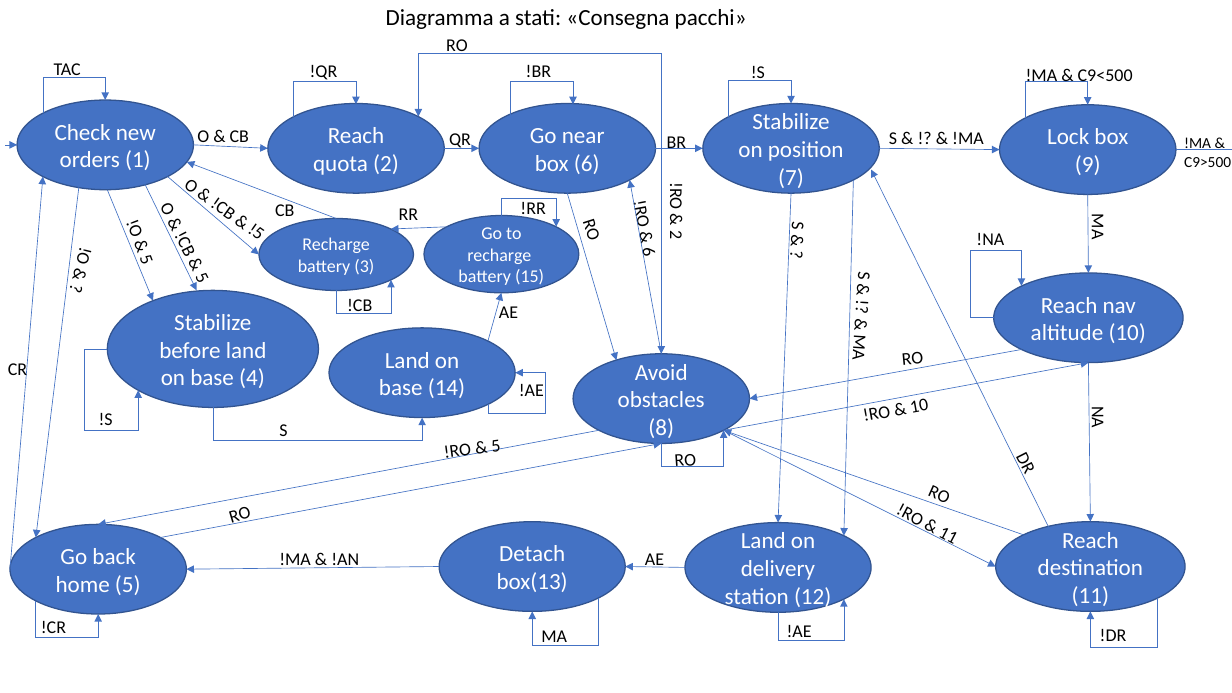
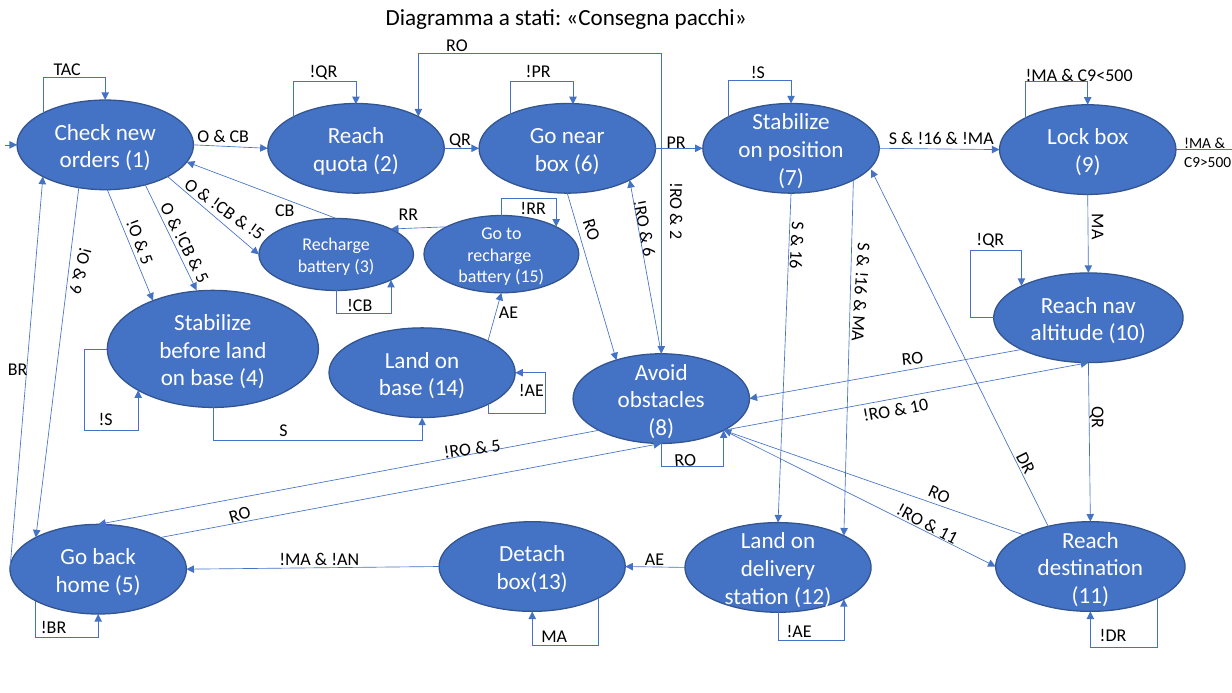
Before and after one commit to AndreaVaiuso/progetto_robotica, a slide deck: slide 3 of docs/diagram.pptx (slide 2 before the commit). Drawn at 1232x693 pixels with LibreOffice and Linux fonts; fonts in the diff are those of the drawing. Boxes give left, top, right and bottom in pixels: in the first picture for what was removed or moved away, otherwise in the second. Text is boxed around its words. In the diff, an @@ line names an element or a change of style, - is before the commit and + after.

```diff
--- a/docs/diagram.pptx
+++ b/docs/diagram.pptx
@@ text at bbox=[526, 65, 551, 82]: text changed @@
-!BR
+!PR
@@ text at bbox=[667, 136, 686, 149]: text changed @@
-BR
+PR
@@ text at bbox=[889, 132, 994, 149]: text changed @@
-S & !? & !MA
+S & !16 & !MA
@@ text at bbox=[786, 222, 809, 269]: text changed @@
-S & ?
+S & 16
@@ text at bbox=[976, 233, 1004, 251]: text changed @@
-!NA
+!QR
@@ text at bbox=[66, 248, 97, 292]: text changed @@
-!O & ?
+!O & 9
@@ text at bbox=[847, 242, 875, 341]: text changed @@
-S & !? & MA
+S & !16 & MA
@@ text at bbox=[8, 360, 28, 380]: text changed @@
-CR
+BR
@@ text at bbox=[1087, 408, 1109, 428]: text changed @@
-NA
+QR
@@ text at bbox=[41, 621, 66, 638]: text changed @@
-!CR
+!BR
```
Also in this commit, not shown: 3 slides added.
